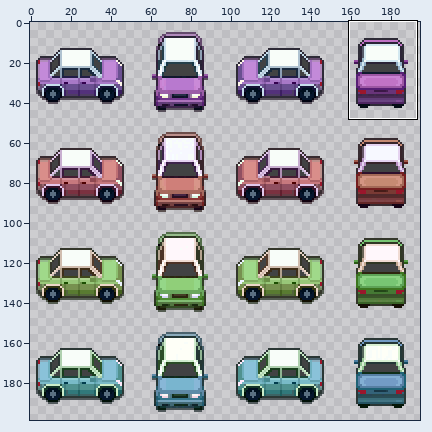
Sprite sheet: assets/images/car_sprites.png. The picture above shows the old version from afar; the outline marks the close-up.
Close-up. Before:
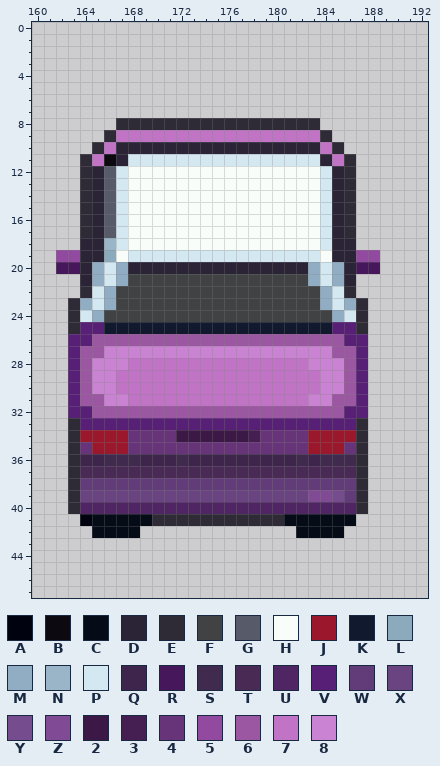
The file is 200x200 pixels. Colours within 5 levels of each other are drawn and written as one. Shown: x 160..192, y 0..47. The wide view leaves out empty margins. The commit also changed other parts of the picture, which this record leaves out.
Palette (. is transparent): A #000210  B #0c0910  C #050c17  D #2b2437  E #2e2b37  F #414243  G #565a69  H #f8fdf9  J #9a172c  K #10192e  L #8babbc  M #91adc4  N #99b5c7  P #d3e8f0  Q #3e254b  R #46175a  S #402b4e  T #492a55  U #4f2663  V #571f75  W #613c78  X #6a4481  Y #754c8d  Z #804a95  2 #3b1846  3 #451f51  4 #683479  5 #924aa0  6 #9c57a3  7 #c173c6  8 #ca83d3
Pixels before, first column x 162:
 8 .....EEEEEEEEEEEEEEEEE.....
 9 ....E77777777777777777E....
10 ...E7DDDDDDDDDDDDDDDDD7E...
11 ..E7BDPPPPPPPPPPPPPPPPD7E..
12 ..EDGPHHHHHHHHHHHHHHHHPDE..
13 ..EDGPHHHHHHHHHHHHHHHHPDE..
14 ..EDGPHHHHHHHHHHHHHHHHPDE..
15 ..EDGPHHHHHHHHHHHHHHHHPDE..
16 ..EDGPHHHHHHHHHHHHHHHHPDE..
17 ..EDGPHHHHHHHHHHHHHHHHPDE..
18 ..DDNPHHHHHHHHHHHHHHHHPDD..
19 55DDLHPPPPPPPPPPPPPPPPHDD55
20 RRDMPMDDDDDDDDDDDDDDDMPMDRR
21 ..DMPMFFFFFFFFFFFFFFFMPMD..
22 ..EPMFFFFFFFFFFFFFFFFFMPE..
23 .EMPMFFFFFFFFFFFFFFFFFMPME.
24 .EPMFFFFFFFFFFFFFFFFFFFMPE.
25 .EVVKKKKKKKKKKKKKKKKKKKVVE.
26 .VV666666666666666666666VV.
27 .V66888888888888888888866V.
28 .V68887777777777777778886V.
29 .V68877777777777777777886V.
30 .V68877777777777777777886V.
31 .V66887777777777777778866V.
32 .VV666666666666666666666VV.
33 .EVVVVVVVVVVVVVVVVVVVVVVVE.
34 .EJJJJ444422222234444JJJJE.
35 .E4JJJ444444444444444JJJ4E.
36 .EQQSSSQQQSQQQQQQQQQSQSSSE.
37 .ETTTTTTTTTTTTTTTTTTTTTTTE.
38 .EWWWWWWWWWWWWWWWWWWWWWWWE.
39 .EXXXXXXXXXXXXXXXXXXXZZYWE.
40 .EUUUUUUUUUUUUUUUUUUUUUUUE.
41 ..ACCCCCEEEEEEEEEEECCCCCC..
42 ...CCCC.............CCCC...
The result:
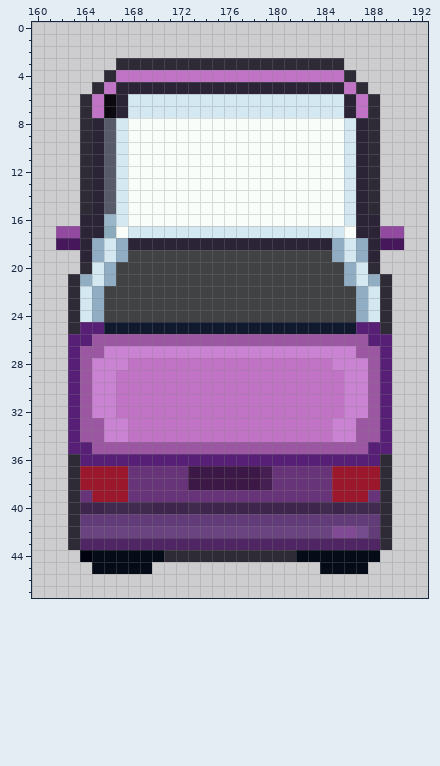
The edit:
y 3: x 167..185 ................... -> EEEEEEEEEEEEEEEEEEE
y 4: x 166..186 ..................... -> E7777777777777777777E
y 5: x 165..187 ....................... -> E7DDDDDDDDDDDDDDDDDDD7E
y 6..7: x 164..188 ......................... -> E7BDPPPPPPPPPPPPPPPPPPD7E
y 8: x 164..188 ...EEEEEEEEEEEEEEEEE..... -> EDGPHHHHHHHHHHHHHHHHHHPDE
y 9: x 164..188 ..E77777777777777777E.... -> EDGPHHHHHHHHHHHHHHHHHHPDE
y 10: x 164..188 .E7DDDDDDDDDDDDDDDDD7E... -> EDGPHHHHHHHHHHHHHHHHHHPDE
y 11: x 165..188 7BDPPPPPPPPPPPPPPPPD7E.. -> DGPHHHHHHHHHHHHHHHHHHPDE
y 12..15: x 184..188 PDE.. -> HHPDE
y 16: x 164 E -> D; x 166 G -> N; x 184..188 PDE.. -> HHPDD
y 17: x 162..164 ..E -> 55D; x 166..183 GPHHHHHHHHHHHHHHHH -> LHPPPPPPPPPPPPPPPP; x 185..190 DE.... -> PHDD55
y 18: x 162..163 .. -> RR; x 165..190 DNPHHHHHHHHHHHHHHHHPDD.... -> MPMDDDDDDDDDDDDDDDDDMPMDRR
y 19: x 162..163 55 -> ..; x 165..188 DLHPPPPPPPPPPPPPPPPHDD55 -> MPMFFFFFFFFFFFFFFFFFMPMD
y 20: x 162..188 RRDMPMDDDDDDDDDDDDDDDMPMDRR -> ..EPMFFFFFFFFFFFFFFFFFFFMPE
y 21: x 163..167 .DMPM -> EMPMF; x 183..189 MPMD... -> FFFMPME
y 22: x 163..166 .EPM -> EPMF; x 184..189 MPE... -> FFFMPE
y 23: x 164..166 MPM -> PMF; x 184..189 MPME.. -> FFFMPE
y 24: x 185..189 MPE.. -> FFMPE
y 25: x 185..189 VVE.. -> KKVVE
y 26: x 186..189 VV.. -> 66VV
y 27: x 185..189 66V.. -> 8866V
y 28: x 183..184 88 -> 77; x 186..189 6V.. -> 886V
y 29..30: x 184..189 886V.. -> 77886V
y 31: x 165 6 -> 8; x 167 8 -> 7; x 183..189 8866V.. -> 777886V
y 32: x 164..189 V666666666666666666666VV.. -> 6887777777777777777777886V
y 33: x 163..189 EVVVVVVVVVVVVVVVVVVVVVVVE.. -> V6688777777777777777778866V
y 34: x 163..189 EJJJJ444422222234444JJJJE.. -> V6688777777777777777778866V
y 35: x 163..189 E4JJJ444444444444444JJJ4E.. -> VV66666666666666666666666VV
y 36: x 164..189 QQSSSQQQSQQQQQQQQQSQSSSE.. -> VVVVVVVVVVVVVVVVVVVVVVVVVE
y 37: x 164..189 TTTTTTTTTTTTTTTTTTTTTTTE.. -> JJJJ44444222222344444JJJJE
y 38: x 164..189 WWWWWWWWWWWWWWWWWWWWWWWE.. -> JJJJ44444222222344444JJJJE
y 39: x 164..189 XXXXXXXXXXXXXXXXXXXZZYWE.. -> 4JJJ44444444444444444JJJ4E
y 40: x 164..189 UUUUUUUUUUUUUUUUUUUUUUUE.. -> QQSSSSQQQSQQQQQQQQQQSQSSSE
y 41: x 163..189 .ACCCCCEEEEEEEEEEECCCCCC... -> EWWWWWWWWWWWWWWWWWWWWWWWWWE
y 42: x 163..189 ..CCCC.............CCCC.... -> EXXXXXXXXXXXXXXXXXXXXXZZYWE
y 43: x 163..189 ........................... -> EUUUUUUUUUUUUUUUUUUUUUUUUUE
y 44: x 164..188 ......................... -> ACCCCCCEEEEEEEEEEECCCCCCC
y 45: x 165..169 ..... -> CCCCC; x 184..187 .... -> CCCC
Where, in picture pixels (left, top, right, bottom), the same in both close-ups:
changed: (56, 58, 404, 574)
